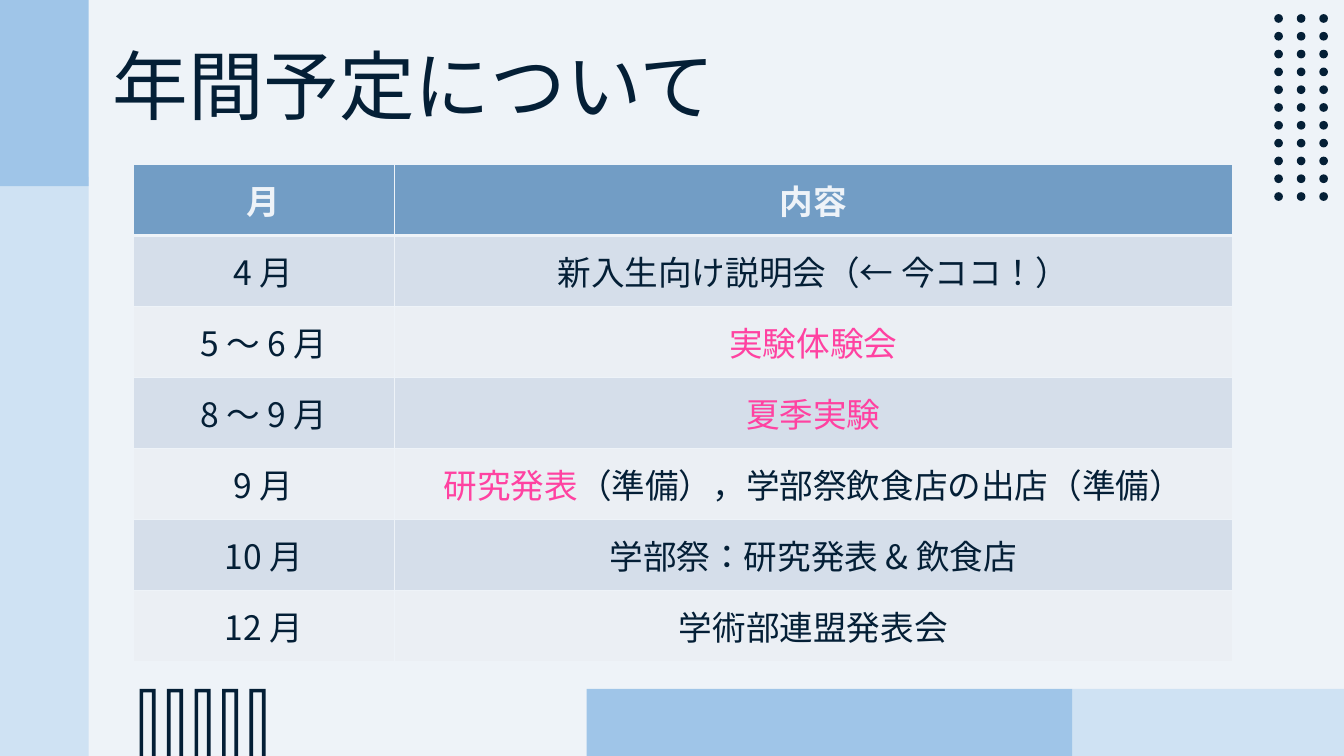
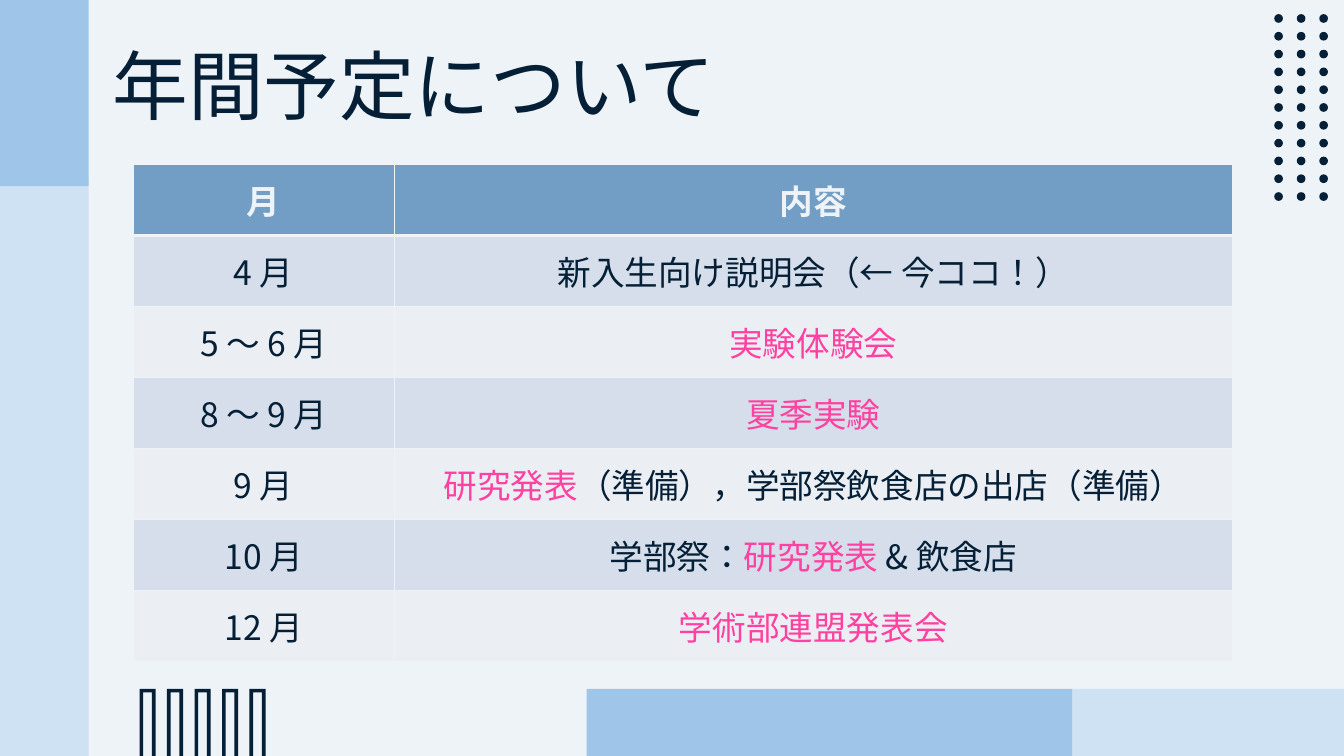
Before and after one commit to CL-ken/CL-ken.github.io, a slide deck: slide 3 of 2025/25_サークル説明.pptx. Drawn at 1344x756 pixels with LibreOffice and Linux fonts; fonts in the diff are those of the drawing. Boxes give left, top, right and bottom in pixels: in the first picture for what was removed or moved away, otherwise in the second. Text is boxed around its words. In the diff, an @@ line names an element or a change of style, - is before the commit and + after.

```diff
--- a/2025/25_サークル説明.pptx
+++ b/2025/25_サークル説明.pptx
@@ table at box(133, 164, 1232, 662) @@
@@ text colour #041F36 to #FF42A1 in "学部祭：研究発表", "学術部連盟発表会" @@
```
Also in this commit, not shown: 2 other slides changed.
